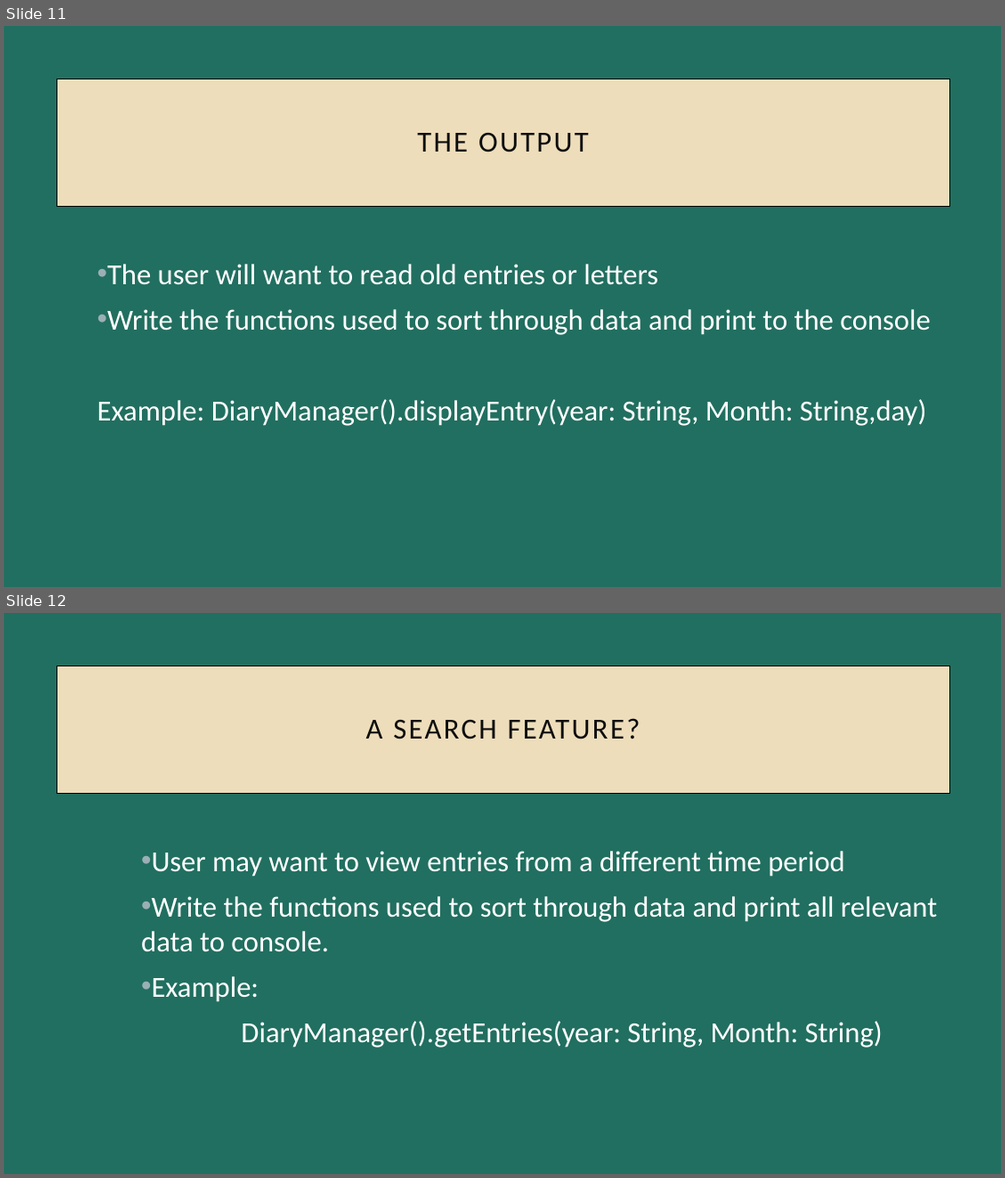
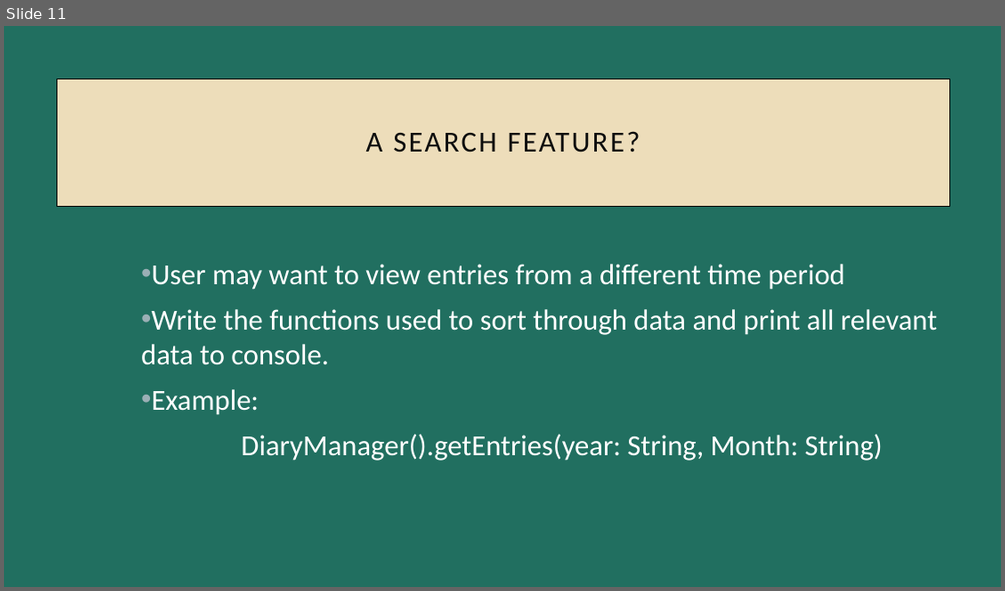
Before and after one commit to brianhawking/Mad157, a slide deck: Semester Project Presentation V2.pptx. Shown one above the other, each under a label of ours: slides 11 and 12 before the commit, slide 11 after it. The pictures are 1005x1178 and 1005x591 pixels, drawn with LibreOffice and Linux fonts; fonts in the diff are those of the drawing. Boxes give left, top, right and bottom in pixels: in the first picture for what was removed or moved away, otherwise in the second. Text is boxed around its words. In the diff, an @@ line names an element or a change of style, - is before the commit and + after.

```diff
--- a/Semester Project Presentation V2.pptx
+++ b/Semester Project Presentation V2.pptx
@@ slide 11 removed at box(4, 26, 1001, 587), background #216F60 @@
@@ rectangle removed at box(57, 79, 949, 206) @@
-THE OUTPUT
@@ text removed at box(97, 264, 930, 426) @@
-• The user will want to read old entries or letters
-• Write the functions used to sort through data and print to the console
-Example: DiaryManager().displayEntry(year: String, Month: String,day)
@@ what was slide 12 is now slide 11 @@
```
Also in this commit, not shown: 7 slides changed, 3 slides added, 4 other slides removed, 2 other files.
